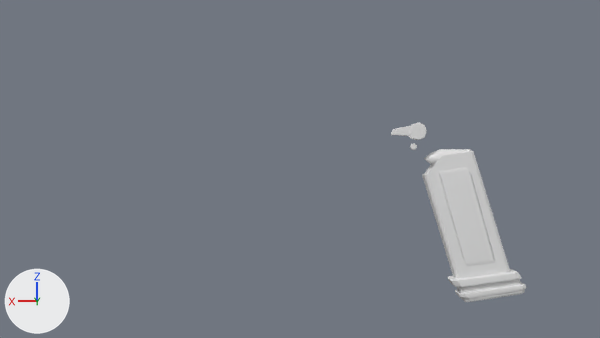
Before and after pictures for a commit that changed the Blender file Workfiles/Weapon_models/Hunker_pistol/HukerSingle/HK_USP.blend.
One viewpoint serves both versions: the file's camera 'Camera'. The axes (+X, +Y, +Z) are drawn at lower left. The lights are the same throughout. The first picture is the older version.

In view in the first picture: 'Floaters', 'Mag_Mesh'.
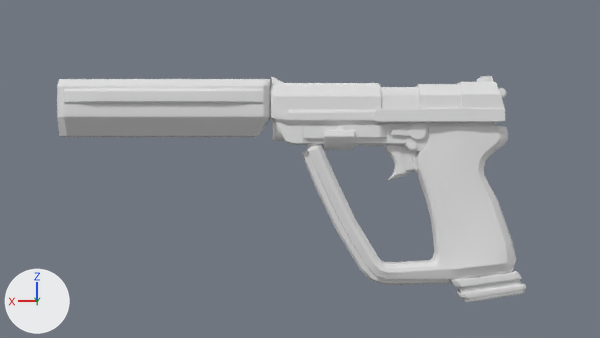
Pixel boxes [x1, y1, x2, y2] of what changed, in the pictures (600 x 338 px):
'Body_Mesh', shown
    after: [270, 76, 516, 285]
'Supressor_mesh', added
    after: [57, 79, 271, 137]
'Mag_Mesh', unchanged, covered by the edit
    before: [422, 149, 527, 302]
    after: [448, 270, 527, 302]

Diff of the bpy script that builds the scene:
```diff
--- a/Workfiles/Weapon_models/Hunker_pistol/HukerSingle/HK_USP.blend.py
+++ b/Workfiles/Weapon_models/Hunker_pistol/HukerSingle/HK_USP.blend.py
@@ ob_body_mesh @@
 _m = ob_body_mesh.modifiers.new('Triangulate', 'TRIANGULATE')
 _m.keep_custom_normals = True
-ob_body_mesh.hide_set(True)
@@ ob_supressor_mesh @@
+ob_supressor_mesh = bpy.data.objects.new('Supressor_mesh', me_cube_002.copy())  # the mesh of ob_supressor_mesh
+ob_supressor_mesh.location = (0.0, 0.0, 0.0)
+_m = ob_supressor_mesh.modifiers.new('Mirror', 'MIRROR')
+_m.use_axis = (False, True, False)
+_m.use_clip = True
+_m.use_mirror_merge = False
+_m = ob_supressor_mesh.modifiers.new('Bevel', 'BEVEL')
+_m.width = 5.655
+_m.width_pct = 5.655
+_m.angle_limit = 0.51
+_m.use_clamp_overlap = False
+_m.offset_type = 'PERCENT'
+_m.loop_slide = False
+_m.harden_normals = True
+_m = ob_supressor_mesh.modifiers.new('WeightedNormal', 'WEIGHTED_NORMAL')
+_m = ob_supressor_mesh.modifiers.new('Triangulate', 'TRIANGULATE')
+_m.quad_method = 'BEAUTY'
+_m.keep_custom_normals = True
```
